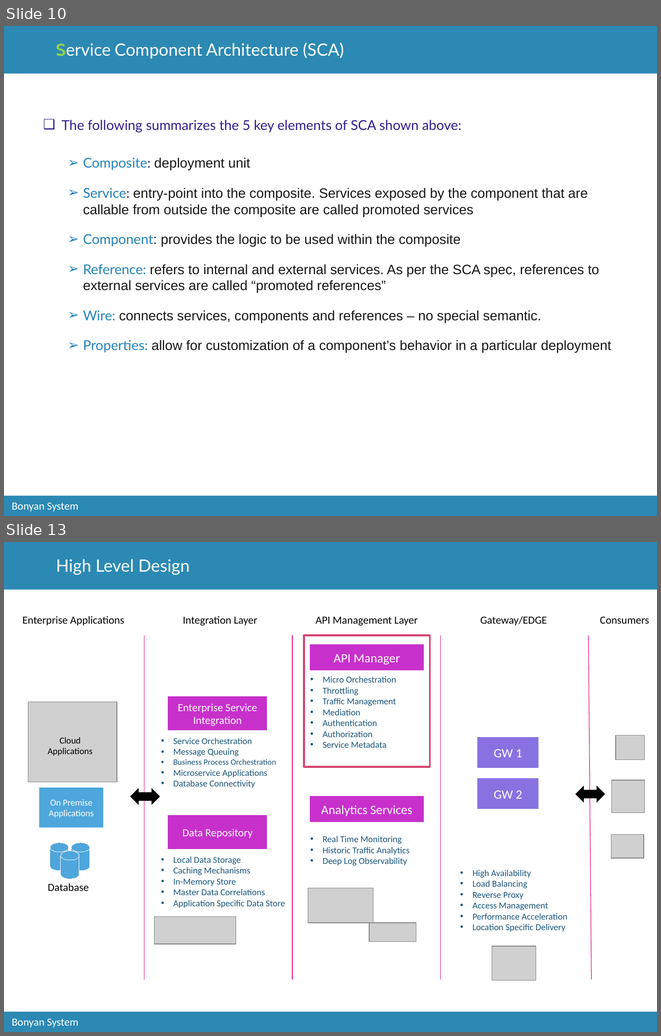
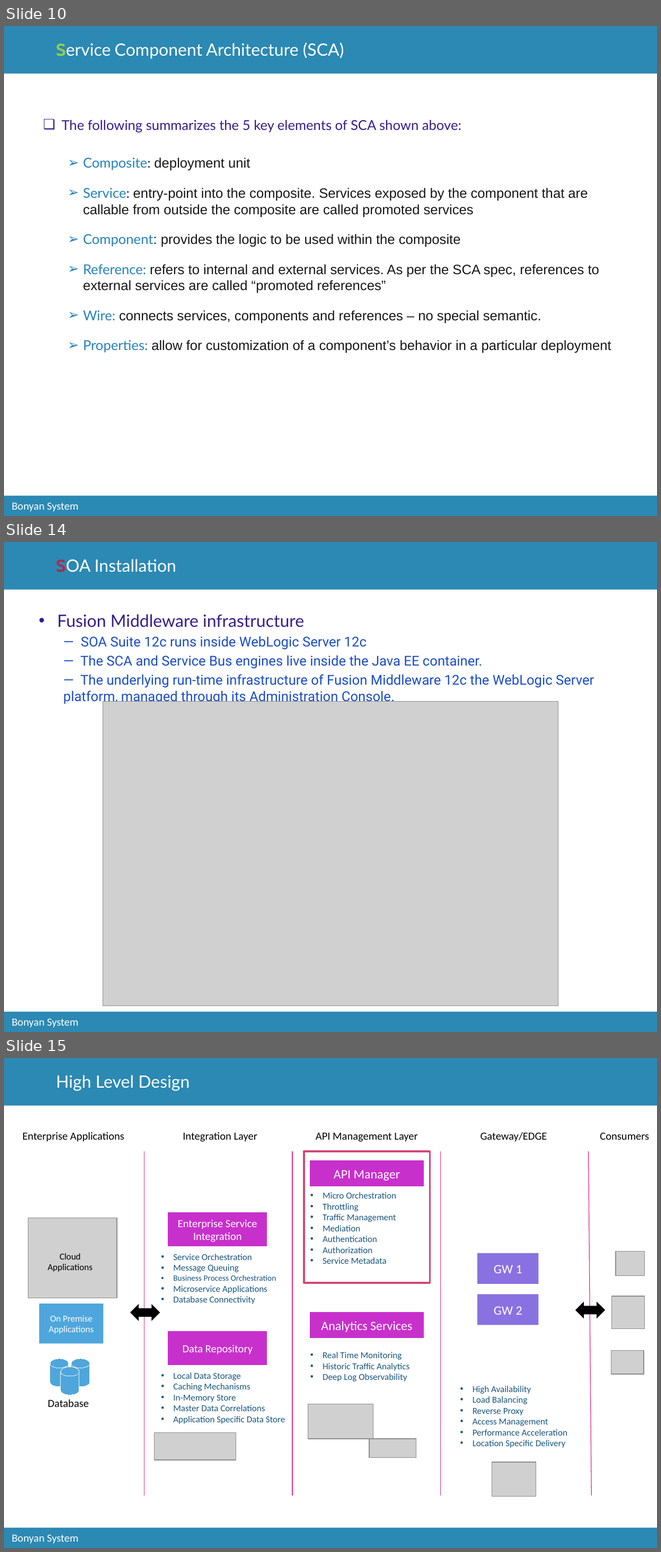
Before and after one commit to catcry/soaTraining, a slide deck: Presentation/soaTrainingPresentation.pptx. Shown one above the other, each under a label of ours: slides 10 and 13 before the commit, slides 10, 14 and 15 after it; the slides between them are not shown. The pictures are 661x1036 and 661x1552 pixels, drawn with LibreOffice and Linux fonts; fonts in the diff are those of the drawing; grey boxes stand for pictures; background and template pictures are left out. Boxes give left, top, right and bottom in pixels: in the first picture for what was removed or moved away, otherwise in the second. Text is boxed around its words. In the diff, an @@ line names an element or a change of style, - is before the commit and + after.

```diff
--- a/Presentation/soaTrainingPresentation.pptx
+++ b/Presentation/soaTrainingPresentation.pptx
@@ slide 14 added at box(4, 542, 657, 1032), background #FFFFFF; not listed: 3 template elements that a slide beside it also shows @@
@@ title added at box(56, 559, 176, 572), 18.8 pt, text #FFFFFF @@
+SOA Installation
@@ text added at box(57, 614, 594, 704), 15 pt, text #1A4CC8 @@
+• Fusion Middleware infrastructure
+  — SOA Suite 12c runs inside WebLogic Server 12c
+  — The SCA and Service Bus engines live inside the Java EE container.
+  — The underlying run-time infrastructure of Fusion Middleware 12c the WebLogic Server platform, managed through its Administration Console.
@@ picture added at box(103, 702, 558, 1006) @@
@@ what was slide 13 is now slide 15 @@
```
Also in this commit, not shown: 3 slides changed, 1 other slide added.
